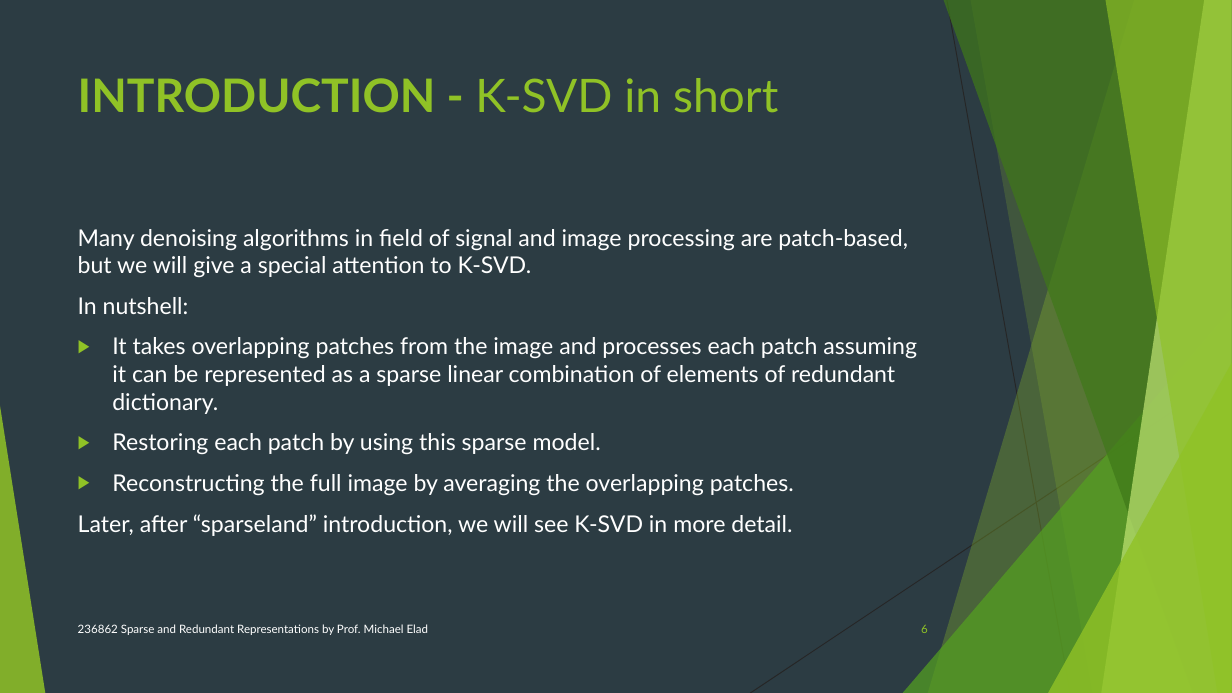
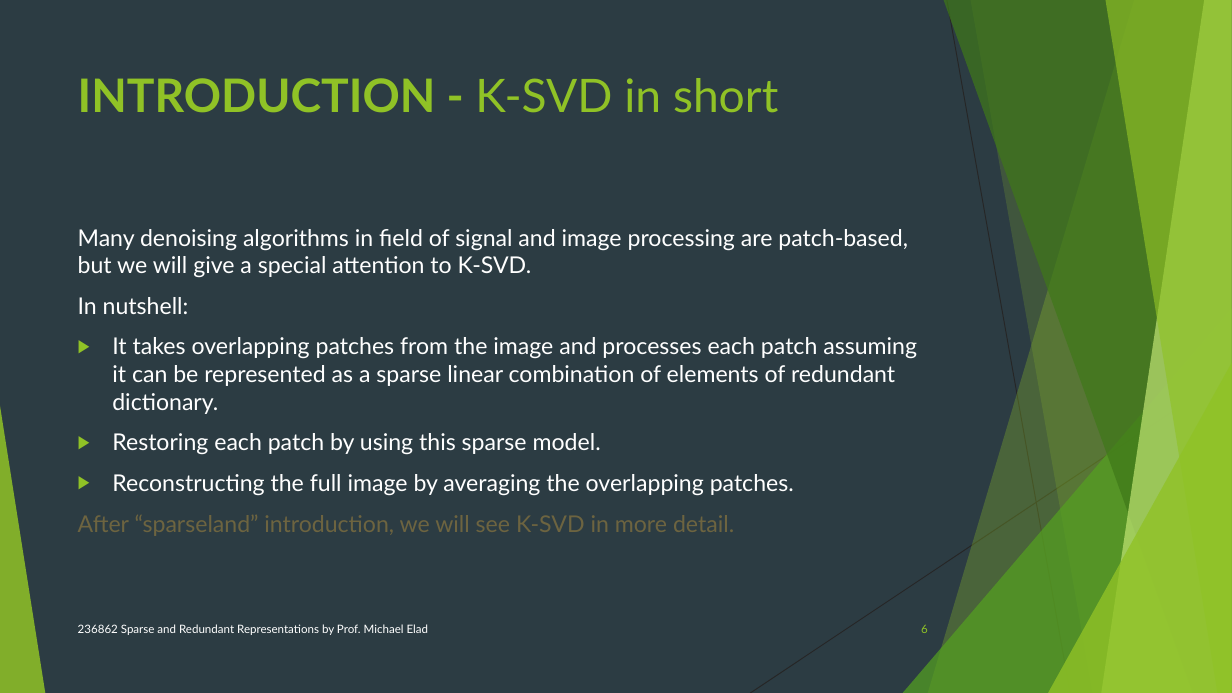
Before and after one commit to neryah/PATCH-DISAGREEMENT-AS-A-WAY-TO-IMPROVE-K-SVD-DENOISING-implementation-and-improvement, a slide deck: slide 6 of project presentation.pptx. Drawn at 1232x693 pixels with LibreOffice and Linux fonts; fonts in the diff are those of the drawing. Boxes give left, top, right and bottom in pixels: in the first picture for what was removed or moved away, otherwise in the second. Text is boxed around its words. In the diff, an @@ line names an element or a change of style, - is before the commit and + after.

```diff
--- a/project presentation.pptx
+++ b/project presentation.pptx
@@ text at (78,515,734,536): text changed; text colour #FFFFFF to #6D6540 @@
-Later, after “sparseland” introduction, we will see K-SVD in more detail.
+After “sparseland” introduction, we will see K-SVD in more detail.
```
Also in this commit, not shown: 2 other slides changed, 6 slides added, 1 other file.
